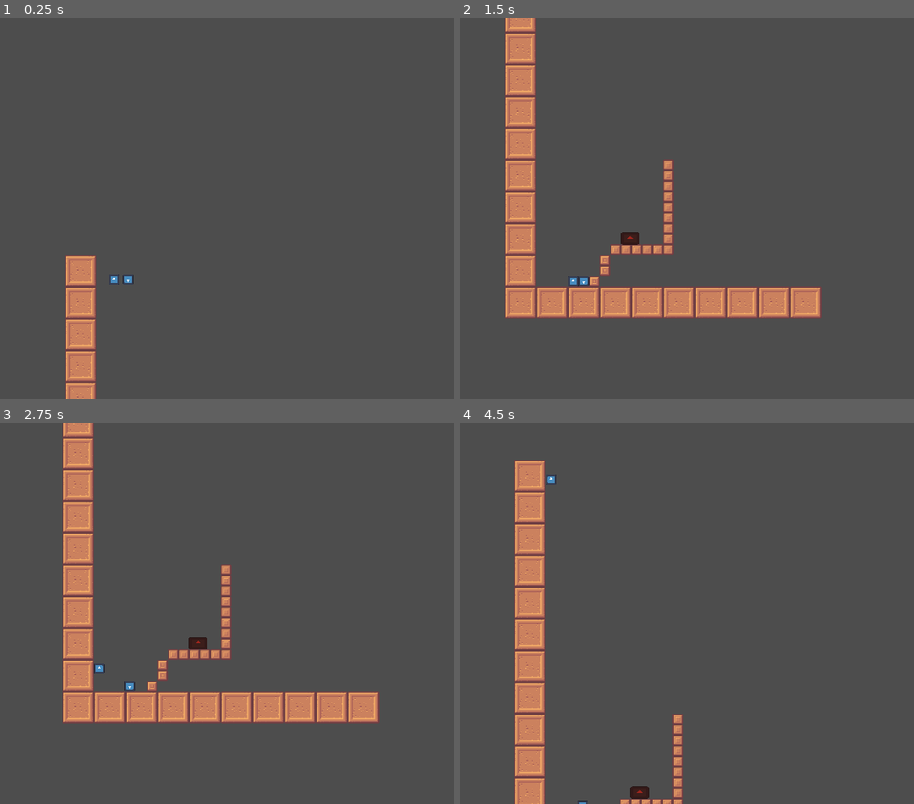
Above: before the commit, frames 1-4 (two rows, left to right).
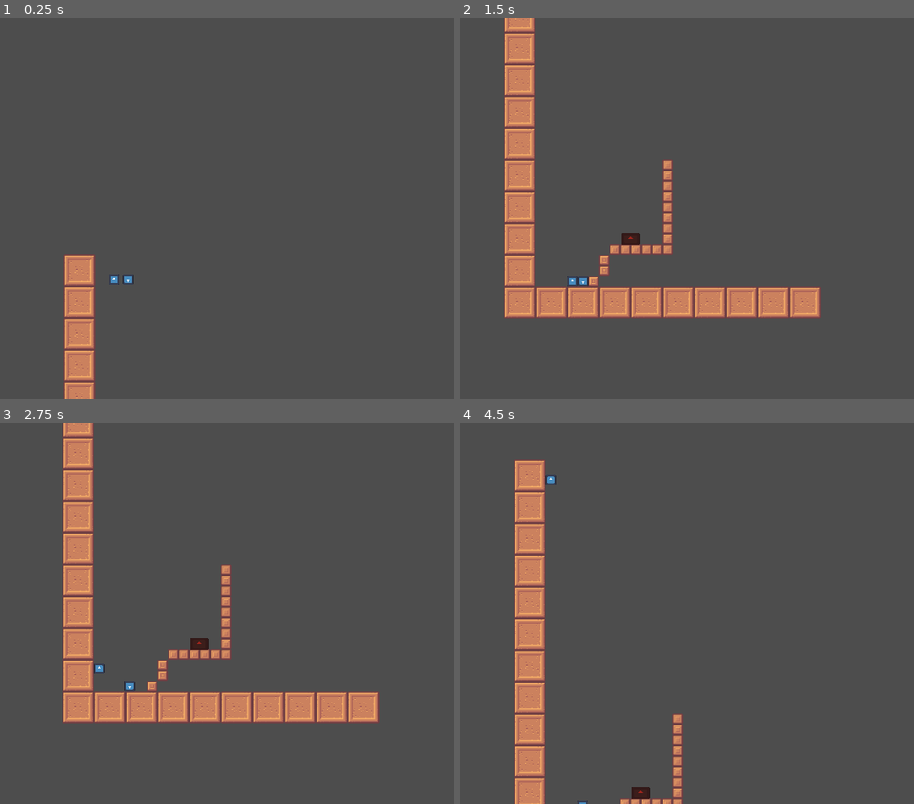
Above: after the commit, the same moments.

Repository: Shaayer/Platformer-Race
Game: Godot game, scene res://control.tscn
Same seed, same stepped clock (60 frames per second), same inputs: the game is played once before the commit and once after it. The engine's default icon, where the game draws it, is replaced by a stand-in: a white triangle on a blue panel in a dark square.
Inputs:
- Up to frame 1 (0.25 s): no input
- Up to frame 2 (1.5 s): hold Right (ui_right) from 0.53 s (still down); tap A (a) at 0.6 s; tap Up (ui_up) at 0.77 s; tap D (d) at 0.8, 1.35 s
- Up to frame 3 (2.75 s): tap Up (ui_up) at 1.52 s; tap W (w) at 1.55, 2.1 s; release Right (ui_right) at 2.03 s; hold Left (ui_left) from 2.03 s (still down); tap A (a) at 2.3 s
- Up to frame 4 (4.5 s): release Left (ui_left) at 2.78 s; hold Right (ui_right) 2.78-4.28 s; tap A (a) at 2.85 s; tap Up (ui_up) at 3.02, 3.77 s; tap D (d) at 3.05, 3.6 s; tap W (w) at 3.8, 4.35 s; hold Left (ui_left) from 4.28 s (still down)

The runs differ from the first frame. In frame 1, 1.1% of the frame differs, in the area x 13-22%, y 62-100%; in frame 2, 2.0%, in the area x 9-80%, y 0-79%; in frame 3, less than 0.1%; in frame 4, 0.5%.

Commit message:
with time

Diff:
--- a/CharacterBody2D.gd
+++ b/CharacterBody2D.gd
@@ -54,6 +54,6 @@
 	position=Vector2(63,9)
 
 func victory():
-	$Label.global_position=Vector2(1272,-11)
+	$Label.global_position=Vector2(2315,-12)
 	$Label.show()
 	Engine.time_scale=0
--- /dev/null
+++ b/Label.gd
@@ -0,0 +1,18 @@
+extends Label
+
+var time=0.0
+# Called when the node enters the scene tree for the first time.
+func _ready():
+	pass # Replace with function body.
+
+
+# Called every frame. 'delta' is the elapsed time since the previous frame.
+func _process(delta):
+	time+=delta
+	text=str(watch(time))
+
+func watch(time):
+	time=time*10
+	time=floor(time)
+	time=time/10
+	return time
--- a/control.tscn
+++ b/control.tscn
@@ -11,6 +11,7 @@
 [ext_resource type="Script" path="res://Finish.gd" id="9_a1yos"]
 [ext_resource type="Script" path="res://Area2D2.gd" id="10_b6xfx"]
 [ext_resource type="Script" path="res://Enemy2.gd" id="11_uggpo"]
+[ext_resource type="Script" path="res://Label.gd" id="12_h6cj0"]
 
 [sub_resource type="PhysicsMaterial" id="PhysicsMaterial_6p8ub"]
 
@@ -519,6 +520,7 @@
 script = ExtResource("1_ftaop")
 
 [node name="TileMap" type="TileMap" parent="."]
+position = Vector2(-2, -1)
 tile_set = SubResource("TileSet_6mxph")
 format = 2
 layer_0/tile_data = PackedInt32Array(0, 393216, 6, 65536, 393216, 7, 131072, 393216, 8, 1, 458752, 6, 65537, 458752, 7, …(15146 unchanged characters)…
@@ -532,10 +534,10 @@
 
 [node name="Label" type="Label" parent="Player"]
 visible = false
-offset_left = 1272.0
-offset_top = -11.0
-offset_right = 1918.0
-offset_bottom = 232.0
+offset_left = 2315.0
+offset_top = -12.0
+offset_right = 2961.0
+offset_bottom = 231.0
 theme_override_font_sizes/font_size = 100
 text = "Player 1 won!"
 
@@ -560,10 +562,10 @@
 
 [node name="Label2" type="Label" parent="Player2"]
 visible = false
-offset_left = 1247.0
-offset_top = -9.0
-offset_right = 1893.0
-offset_bottom = 234.0
+offset_left = 2288.0
+offset_top = -12.0
+offset_right = 2934.0
+offset_bottom = 231.0
 theme_override_font_sizes/font_size = 100
 text = "Player 2 won!"
 
@@ -639,6 +641,15 @@
 }
 autoplay = "move"
 
+[node name="Label" type="Label" parent="."]
+layout_mode = 0
+offset_left = 2775.0
+offset_top = 226.0
+offset_right = 3027.0
+offset_bottom = 384.0
+theme_override_font_sizes/font_size = 100
+script = ExtResource("12_h6cj0")
+
 [connection signal="area_entered" from="Enemy" to="Enemy" method="_on_area_entered"]
 [connection signal="area_entered" from="Area2D" to="Area2D" method="_on_area_entered"]
 [connection signal="area_entered" from="Area2D2" to="Area2D2" method="_on_area_entered"]
--- a/player.gd
+++ b/player.gd
@@ -58,5 +58,5 @@
 
 func victory():
 	$Label2.show()
-	$Label2.global_position=Vector2(1272,-11)
+	$Label2.global_position=Vector2(2315,-12)
 	Engine.time_scale=0
Not shown: 1 places in control.tscn that only renumber resources
